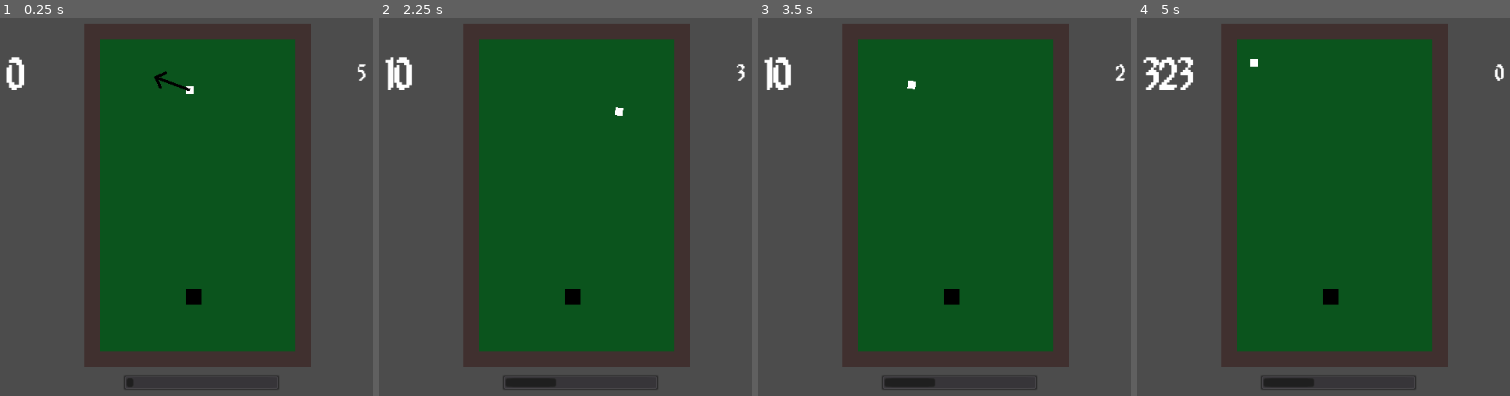
Above: before the commit, frames 1-4 (left to right).
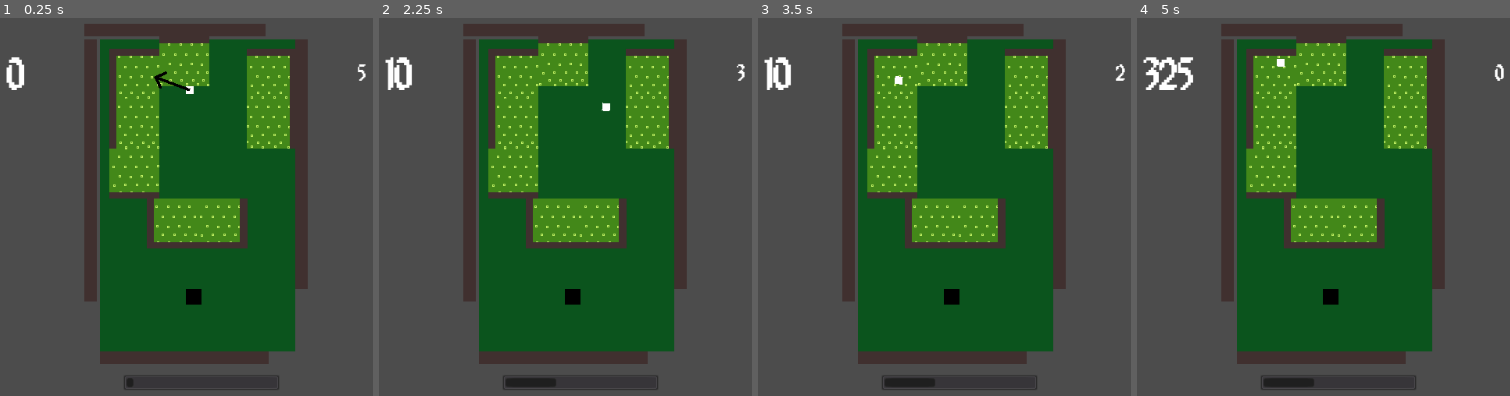
Above: after the commit, the same moments.

Repository: kenset/Par-One
Game: Godot game, scene res://PlayScene.tscn
Same seed, same stepped clock (60 frames per second), same inputs: the game is played once before the commit and once after it.
Inputs (mouse positions are in pixels of both pictures, inside the frame that each line leads up to):
- Up to frame 1 (0.25 s): no input
- Up to frame 2 (2.25 s): tap Enter at 0.5 s; move the mouse to (outside the picture) at 0.52 s; tap Space at 0.77, 1.52 s; move the mouse to (509, 233) at 1.27 s; move the mouse to (748, 108) at 2.02 s
- Up to frame 3 (3.5 s): tap Space at 2.75, 3.02 s; move the mouse to (1007, 305) at 2.77 s
- Up to frame 4 (5 s): tap Enter at 3.5 s; move the mouse to (outside the picture) at 3.52 s; tap Space at 3.77, 4.52 s; move the mouse to (1185, 138) at 4.27 s

The runs differ from the first frame. In frame 1, 18% of the frame differs, in the area x 22-84%, y 1-93%; in frame 2, 18%; in frame 3, 18%; in frame 4, 18%, in the area x 10-84%, y 1-93%.

Commit message:
Imports Course tiles and provides collisions

Diff:
--- a/Course.tscn
+++ /dev/null
@@ -1,28 +0,0 @@
-[gd_scene load_steps=2 format=2]
-
-[ext_resource path="res://StraightWall.tscn" type="PackedScene" id=1]
-
-[node name="Course" type="Node2D"]
-
-[node name="ColorRect" type="ColorRect" parent="."]
-margin_left = 20.0
-margin_top = 20.0
-margin_right = 270.0
-margin_bottom = 420.0
-color = Color( 0.0470588, 0.333333, 0.117647, 1 )
-
-[node name="LeftWall" parent="ColorRect" instance=ExtResource( 1 )]
-position = Vector2( -20, 0 )
-scale = Vector2( 0.5, 10.5 )
-
-[node name="Right Wall" parent="ColorRect" instance=ExtResource( 1 )]
-position = Vector2( 250, 0 )
-scale = Vector2( 0.5, 10 )
-
-[node name="Top Wall" parent="ColorRect" instance=ExtResource( 1 )]
-position = Vector2( -20, -20 )
-scale = Vector2( 7.25, 0.5 )
-
-[node name="Bottom Wall" parent="ColorRect" instance=ExtResource( 1 )]
-position = Vector2( 0, 400 )
-scale = Vector2( 6.75, 0.5 )
--- a/GolfBall.tscn
+++ b/GolfBall.tscn
@@ -1,17 +1,17 @@
 [gd_scene load_steps=5 format=2]
 
 [ext_resource path="res://GolfBall.gd" type="Script" id=1]
-[ext_resource path="res://arrow.png" type="Texture" id=2]
+[ext_resource path="res://Assets/arrow.png" type="Texture" id=2]
 
-[sub_resource type="PhysicsMaterial" id=2]
+[sub_resource type="PhysicsMaterial" id=1]
 bounce = 1.0
 
-[sub_resource type="CircleShape2D" id=3]
+[sub_resource type="CircleShape2D" id=2]
 radius = 7.07107
 
 [node name="GolfBall" type="RigidBody2D"]
 collision_mask = 6
-physics_material_override = SubResource( 2 )
+physics_material_override = SubResource( 1 )
 gravity_scale = 0.0
 contacts_reported = 1
 contact_monitor = true
--- /dev/null
+++ b/Grass.tscn
@@ -0,0 +1,8 @@
+[gd_scene load_steps=2 format=2]
+
+[ext_resource path="res://assets/grass/GolfCourses_01.png" type="Texture" id=1]
+
+[node name="Grass" type="Node2D"]
+
+[node name="GolfCourses_01" type="Sprite" parent="."]
+texture = ExtResource( 1 )
--- a/PlayScene.tscn
+++ b/PlayScene.tscn
@@ -1,7 +1,7 @@
 [gd_scene load_steps=8 format=2]
 
 [ext_resource path="res://PlayScene.gd" type="Script" id=1]
-[ext_resource path="res://Course.tscn" type="PackedScene" id=2]
+[ext_resource path="res://course/Course.tscn" type="PackedScene" id=2]
 [ext_resource path="res://Hole.tscn" type="PackedScene" id=3]
 [ext_resource path="res://GolfBall.tscn" type="PackedScene" id=4]
 [ext_resource path="res://PowerMeter.tscn" type="PackedScene" id=5]
--- a/StraightWall.tscn
+++ b/StraightWall.tscn
@@ -1,19 +1,18 @@
 [gd_scene load_steps=2 format=2]
 
 [sub_resource type="RectangleShape2D" id=1]
-extents = Vector2( 20, 10 )
+extents = Vector2( 16, 16 )
 
 [node name="StraightWall" type="Node2D"]
 
 [node name="ColorRect" type="ColorRect" parent="."]
-margin_right = 40.0
-margin_bottom = 40.0
+margin_right = 32.0
+margin_bottom = 32.0
 color = Color( 0.254902, 0.192157, 0.188235, 1 )
 
 [node name="StaticBody2D" type="StaticBody2D" parent="."]
 collision_layer = 2
 
 [node name="CollisionShape2D" type="CollisionShape2D" parent="StaticBody2D"]
-position = Vector2( 20, 20 )
-scale = Vector2( 1, 2 )
+position = Vector2( 16, 16 )
 shape = SubResource( 1 )
--- /dev/null
+++ b/course/BottomCourse.tscn
@@ -0,0 +1,13 @@
+[gd_scene load_steps=3 format=2]
+
+[ext_resource path="res://assets/course/GolfCourses_18.png" type="Texture" id=1]
+[ext_resource path="res://StraightWall.tscn" type="PackedScene" id=2]
+
+[node name="BottomCourse" type="Node2D"]
+
+[node name="Sprite" type="Sprite" parent="."]
+texture = ExtResource( 1 )
+
+[node name="BottomWall" parent="." instance=ExtResource( 2 )]
+position = Vector2( -32, 23.76 )
+scale = Vector2( 2, 0.26 )
--- /dev/null
+++ b/course/BottomLeftCourse.tscn
@@ -0,0 +1,17 @@
+[gd_scene load_steps=3 format=2]
+
+[ext_resource path="res://assets/course/GolfCourses_19.png" type="Texture" id=1]
+[ext_resource path="res://StraightWall.tscn" type="PackedScene" id=2]
+
+[node name="BottomLeftCourse" type="Node2D"]
+
+[node name="Sprite" type="Sprite" parent="."]
+texture = ExtResource( 1 )
+
+[node name="BottomWall" parent="." instance=ExtResource( 2 )]
+position = Vector2( -32, 24 )
+scale = Vector2( 2, 0.25 )
+
+[node name="LeftWall" parent="." instance=ExtResource( 2 )]
+position = Vector2( -32, -32 )
+scale = Vector2( 0.29, 2 )
--- /dev/null
+++ b/course/BottomRightCourse.tscn
@@ -0,0 +1,17 @@
+[gd_scene load_steps=3 format=2]
+
+[ext_resource path="res://assets/course/GolfCourses_17.png" type="Texture" id=1]
+[ext_resource path="res://StraightWall.tscn" type="PackedScene" id=2]
+
+[node name="BottomRightCourse" type="Node2D"]
+
+[node name="Sprite" type="Sprite" parent="."]
+texture = ExtResource( 1 )
+
+[node name="RightWall" parent="." instance=ExtResource( 2 )]
+position = Vector2( 23, -32 )
+scale = Vector2( 0.3, 2 )
+
+[node name="BottomWall" parent="." instance=ExtResource( 2 )]
+position = Vector2( -32, 24 )
+scale = Vector2( 2, 0.25 )
--- /dev/null
+++ b/course/Course.tscn
@@ -0,0 +1,60 @@
+[gd_scene load_steps=10 format=2]
+
+[ext_resource path="res://StraightWall.tscn" type="PackedScene" id=1]
+[ext_resource path="res://course/BottomLeftCourse.tscn" type="PackedScene" id=2]
+[ext_resource path="res://course/BottomRightCourse.tscn" type="PackedScene" id=3]
+[ext_resource path="res://course/TopLeftCourse.tscn" type="PackedScene" id=4]
+[ext_resource path="res://course/TopRightCourse.tscn" type="PackedScene" id=5]
+[ext_resource path="res://course/SideLeftCourse.tscn" type="PackedScene" id=6]
+[ext_resource path="res://course/SideRightCourse.tscn" type="PackedScene" id=7]
+[ext_resource path="res://course/BottomCourse.tscn" type="PackedScene" id=8]
+[ext_resource path="res://course/TopCourse.tscn" type="PackedScene" id=9]
+
+[node name="Course" type="Node2D"]
+
+[node name="ColorRect" type="ColorRect" parent="."]
+margin_left = 20.0
+margin_top = 20.0
+margin_right = 270.0
+margin_bottom = 420.0
+color = Color( 0.0470588, 0.333333, 0.117647, 1 )
+
+[node name="LeftWall" parent="ColorRect" instance=ExtResource( 1 )]
+position = Vector2( -20, 0 )
+scale = Vector2( 0.5, 10.5 )
+
+[node name="Right Wall" parent="ColorRect" instance=ExtResource( 1 )]
+position = Vector2( 250, 0 )
+scale = Vector2( 0.5, 10 )
+
+[node name="Top Wall" parent="ColorRect" instance=ExtResource( 1 )]
+position = Vector2( -20, -20 )
+scale = Vector2( 7.25, 0.5 )
+
+[node name="Bottom Wall" parent="ColorRect" instance=ExtResource( 1 )]
+position = Vector2( 0, 400 )
+scale = Vector2( 6.75, 0.5 )
+
+[node name="BottomLeftCourse" parent="." instance=ExtResource( 2 )]
+position = Vector2( 112, 256 )
+
+[node name="BottomRightCourse" parent="." instance=ExtResource( 3 )]
+position = Vector2( 176, 256 )
+
+[node name="TopLeftCourse" parent="." instance=ExtResource( 4 )]
+position = Vector2( 64, 64 )
+
+[node name="TopRightCourse" parent="." instance=ExtResource( 5 )]
+position = Vector2( 240, 64 )
+
+[node name="SideLeftCourse" parent="." instance=ExtResource( 6 )]
+position = Vector2( 64, 128 )
+
+[node name="SideRightCourse" parent="." instance=ExtResource( 7 )]
+position = Vector2( 240, 128 )
+
+[node name="BottomCourse" parent="." instance=ExtResource( 8 )]
+position = Vector2( 64, 192 )
+
+[node name="TopCourse" parent="." instance=ExtResource( 9 )]
+position = Vector2( 128, 48 )
--- /dev/null
+++ b/course/CourseGrass.tscn
@@ -0,0 +1,8 @@
+[gd_scene load_steps=2 format=2]
+
+[ext_resource path="res://assets/course/GolfCourses_11.png" type="Texture" id=1]
+
+[node name="BottomCourse" type="Node2D"]
+
+[node name="Sprite" type="Sprite" parent="."]
+texture = ExtResource( 1 )
--- /dev/null
+++ b/course/SideLeftCourse.tscn
@@ -0,0 +1,13 @@
+[gd_scene load_steps=3 format=2]
+
+[ext_resource path="res://assets/course/GolfCourses_12.png" type="Texture" id=1]
+[ext_resource path="res://StraightWall.tscn" type="PackedScene" id=2]
+
+[node name="SideLeftCourse" type="Node2D"]
+
+[node name="Sprite" type="Sprite" parent="."]
+texture = ExtResource( 1 )
+
+[node name="LeftWall" parent="." instance=ExtResource( 2 )]
+position = Vector2( -32, -32 )
+scale = Vector2( 0.29, 2 )
--- /dev/null
+++ b/course/SideRightCourse.tscn
@@ -0,0 +1,13 @@
+[gd_scene load_steps=3 format=2]
+
+[ext_resource path="res://assets/course/GolfCourses_16.png" type="Texture" id=1]
+[ext_resource path="res://StraightWall.tscn" type="PackedScene" id=2]
+
+[node name="SideRightCourse" type="Node2D"]
+
+[node name="Sprite" type="Sprite" parent="."]
+texture = ExtResource( 1 )
+
+[node name="LeftWall" parent="." instance=ExtResource( 2 )]
+position = Vector2( 22.88, -32 )
+scale = Vector2( 0.29, 2 )
--- /dev/null
+++ b/course/TopCourse.tscn
@@ -0,0 +1,13 @@
+[gd_scene load_steps=3 format=2]
+
+[ext_resource path="res://assets/course/GolfCourses_14.png" type="Texture" id=1]
+[ext_resource path="res://StraightWall.tscn" type="PackedScene" id=2]
+
+[node name="TopCourse" type="Node2D"]
+
+[node name="Sprite" type="Sprite" parent="."]
+texture = ExtResource( 1 )
+
+[node name="TopWall" parent="." instance=ExtResource( 2 )]
+position = Vector2( -32, -32 )
+scale = Vector2( 2, 0.29 )
--- /dev/null
+++ b/course/TopLeftCourse.tscn
@@ -0,0 +1,17 @@
+[gd_scene load_steps=3 format=2]
+
+[ext_resource path="res://assets/course/GolfCourses_13.png" type="Texture" id=1]
+[ext_resource path="res://StraightWall.tscn" type="PackedScene" id=2]
+
+[node name="TopLeftCourse" type="Node2D"]
+
+[node name="Sprite" type="Sprite" parent="."]
+texture = ExtResource( 1 )
+
+[node name="TopWall" parent="." instance=ExtResource( 2 )]
+position = Vector2( -32, -32 )
+scale = Vector2( 2, 0.29 )
+
+[node name="LeftWall" parent="." instance=ExtResource( 2 )]
+position = Vector2( -32, -32 )
+scale = Vector2( 0.29, 2 )
--- /dev/null
+++ b/course/TopRightCourse.tscn
@@ -0,0 +1,17 @@
+[gd_scene load_steps=3 format=2]
+
+[ext_resource path="res://assets/course/GolfCourses_15.png" type="Texture" id=1]
+[ext_resource path="res://StraightWall.tscn" type="PackedScene" id=2]
+
+[node name="TopRightCourse" type="Node2D"]
+
+[node name="Sprite" type="Sprite" parent="."]
+texture = ExtResource( 1 )
+
+[node name="RightWall" parent="." instance=ExtResource( 2 )]
+position = Vector2( 23, -32 )
+scale = Vector2( 0.3, 2 )
+
+[node name="TopWall" parent="." instance=ExtResource( 2 )]
+position = Vector2( -32, -32 )
+scale = Vector2( 2, 0.27 )
Not shown: 1 places in GolfBall.tscn that only renumber resources
Renamed: arrow.png -> assets/arrow.png
Binary file added: assets/course/GolfCourses_11.png
Not shown, added: assets/course/GolfCourses_11.png.import
Binary file added: assets/course/GolfCourses_12.png
Not shown, added: assets/course/GolfCourses_12.png.import
Binary file added: assets/course/GolfCourses_13.png
Not shown, added: assets/course/GolfCourses_13.png.import
Binary file added: assets/course/GolfCourses_14.png
Not shown, added: assets/course/GolfCourses_14.png.import
Binary file added: assets/course/GolfCourses_15.png
Not shown, added: assets/course/GolfCourses_15.png.import
(and 57 more such lines)
